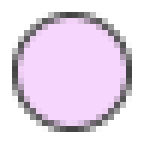
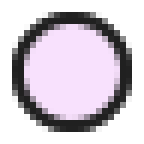
Revision of a layered w=144, h=144 image; what changed, layer by layer:
showed "custom_grabber_highlight" over 12, 12, 132, 132
